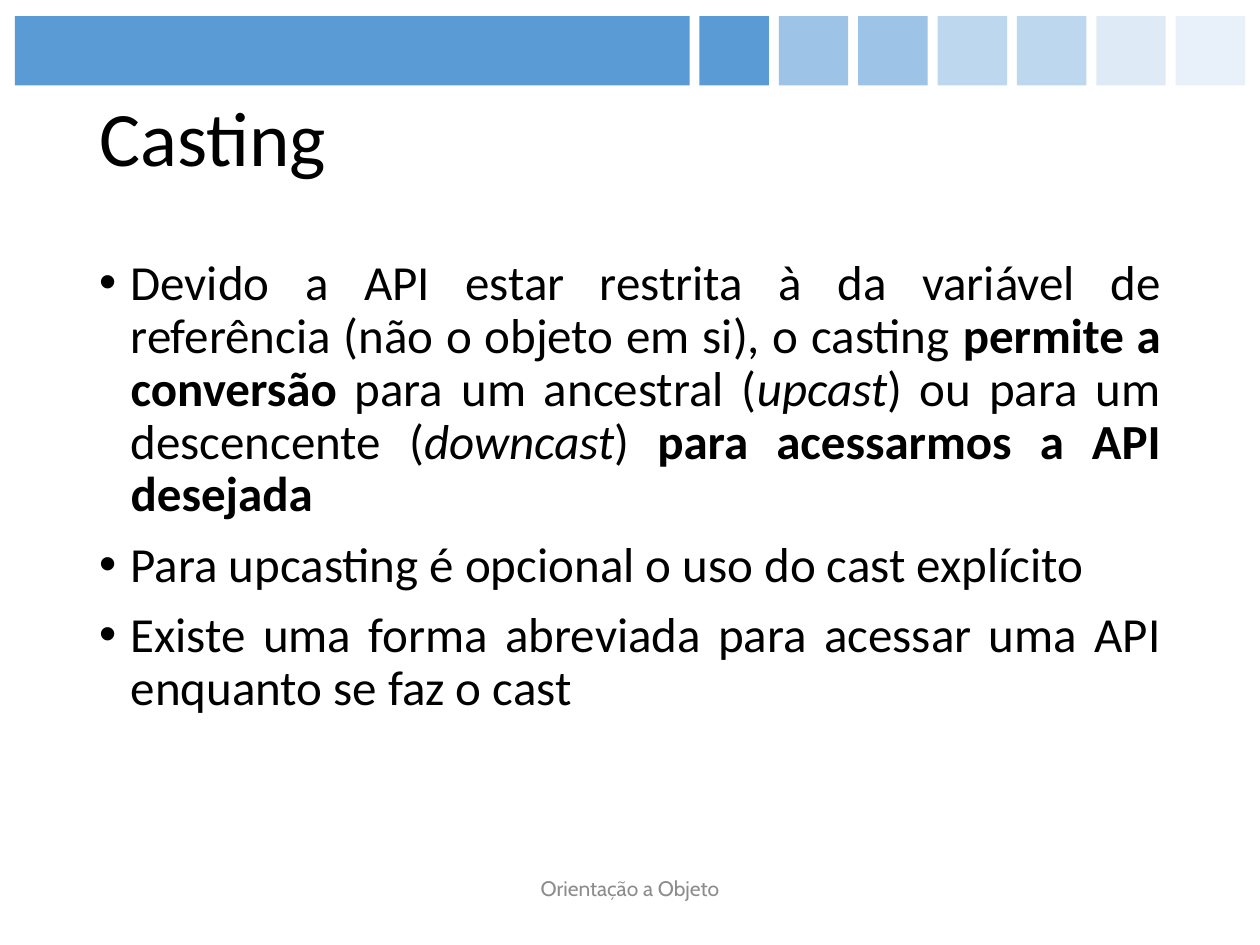
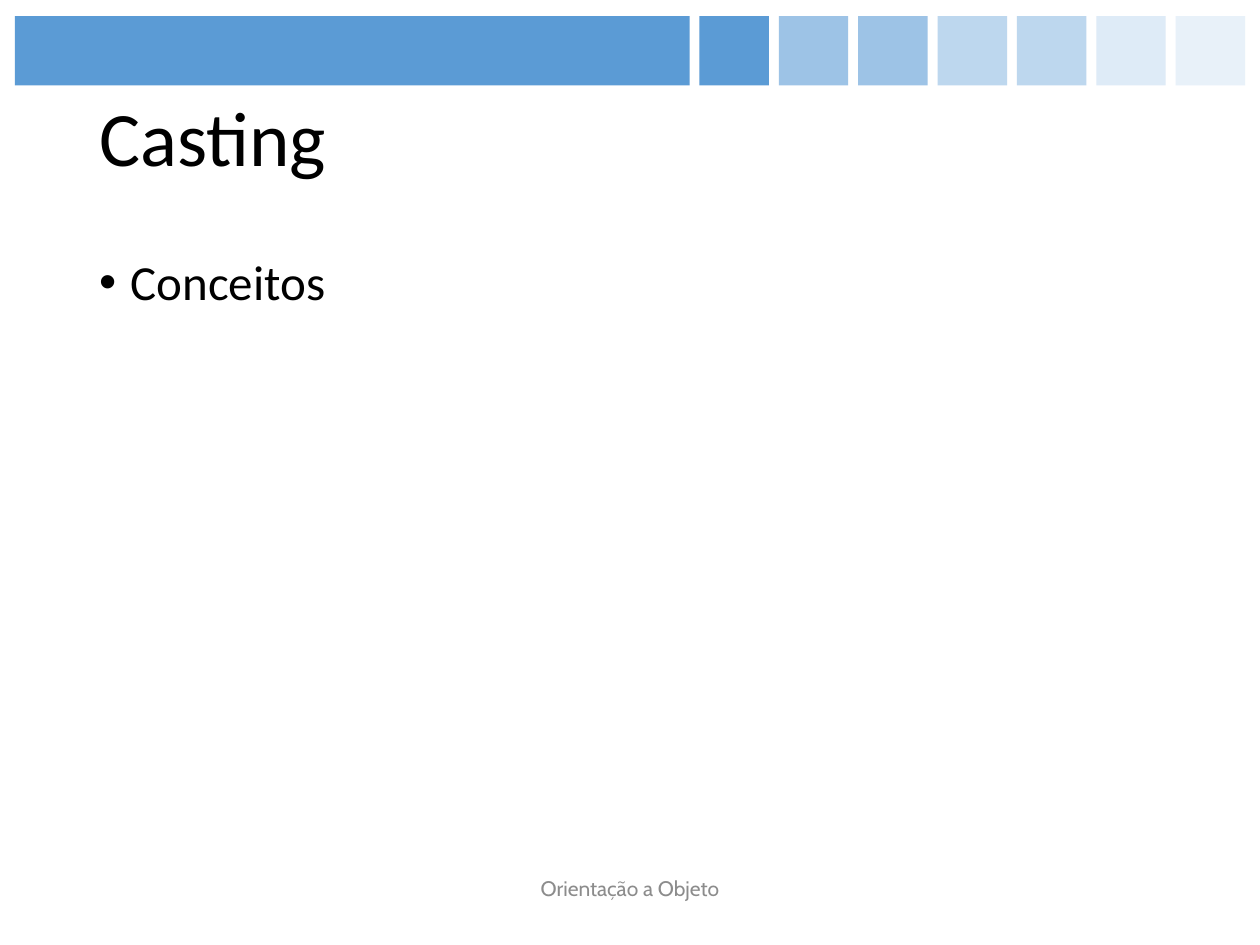
Before and after one commit to figueiredojrr/treinamentoJavaSeOcaAgosto, a slide deck: slide 29 of TreinamentoJavaSeOca/documentos/apresentação/OCA.pptx (slide 40 before the commit). Drawn at 1260x945 pixels with LibreOffice and Linux fonts; fonts in the diff are those of the drawing. Boxes give left, top, right and bottom in pixels: in the first picture for what was removed or moved away, otherwise in the second. Text is boxed around its words. In the diff, an @@ line names an element or a change of style, - is before the commit and + after.

```diff
--- a/TreinamentoJavaSeOca/documentos/apresentação/OCA.pptx
+++ b/TreinamentoJavaSeOca/documentos/apresentação/OCA.pptx
@@ text at box(131, 266, 326, 301): text changed @@
-• Devido a API estar restrita à da variável de referência (não o objeto em si), o casting permite a conversão para um ancestral (upcast) ou para um descencente (downcast) para acessarmos a API desejada
-• Para upcasting é opcional o uso do cast explícito
-• Existe uma forma abreviada para acessar uma API enquanto se faz o cast
+• Conceitos
```
Also in this commit, not shown: 23 other slides changed, 5 slides added, 15 slides removed.
